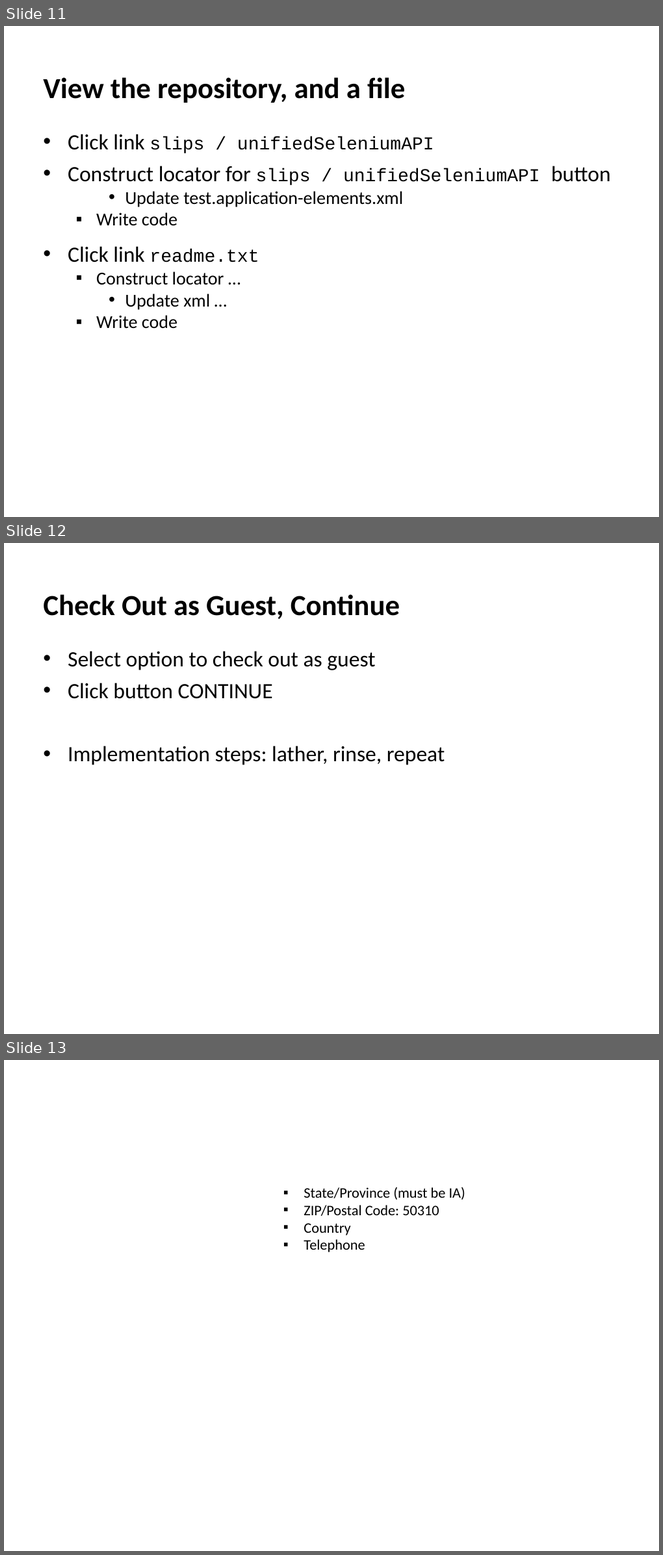
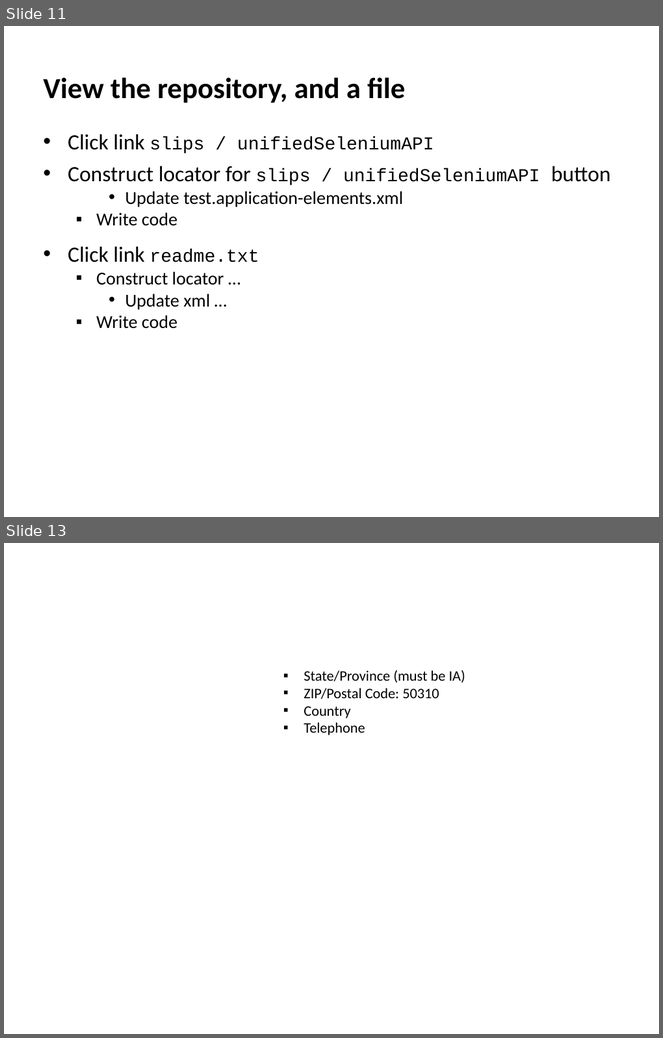
Before and after one commit to slips/unifiedSeleniumAPI, a slide deck: training/UnifiedSeleniumAPI-HandsOnExercise.ppt. Shown one above the other, each under a label of ours: slides 11, 12 and 13 before the commit, slides 11 and 13 after it; the slides between them are not shown. The pictures are 663x1555 and 663x1038 pixels, drawn with LibreOffice and Linux fonts; fonts in the diff are those of the drawing. Boxes give left, top, right and bottom in pixels: in the first picture for what was removed or moved away, otherwise in the second. Text is boxed around its words. In the diff, an @@ line names an element or a change of style, - is before the commit and + after.

Commit message:
updates

```diff
--- a/training/UnifiedSeleniumAPI-HandsOnExercise.ppt
+++ b/training/UnifiedSeleniumAPI-HandsOnExercise.ppt
@@ slide 12 removed at [4, 543, 659, 1034], background #FFFFFF @@
@@ title removed at [43, 594, 400, 619] @@
-Check Out as Guest, Continue
@@ text removed at [68, 651, 445, 765] @@
-• Select option to check out as guest
-• Click button CONTINUE
-• Implementation steps: lather, rinse, repeat
```
Also in this commit, not shown: 1 slide added.
